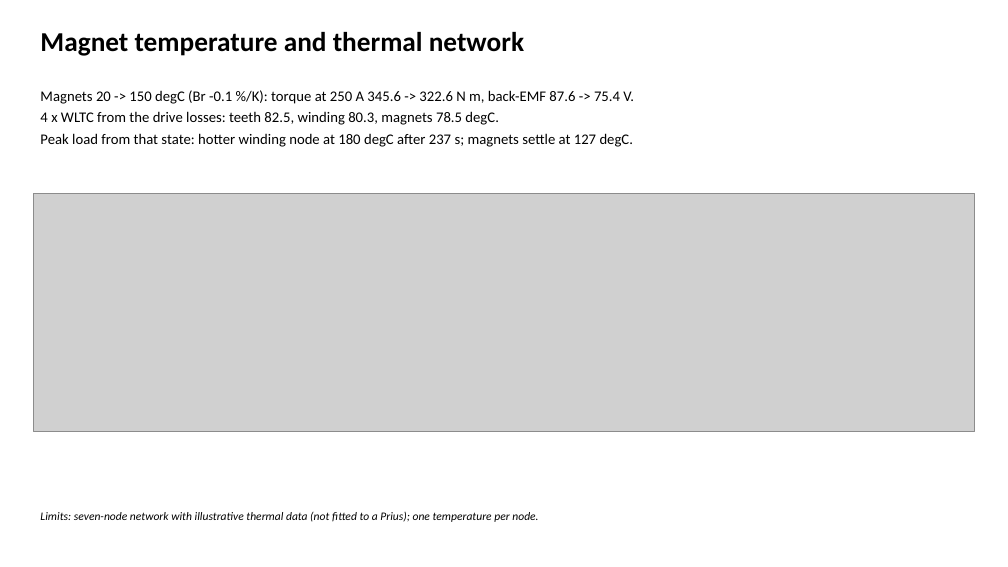
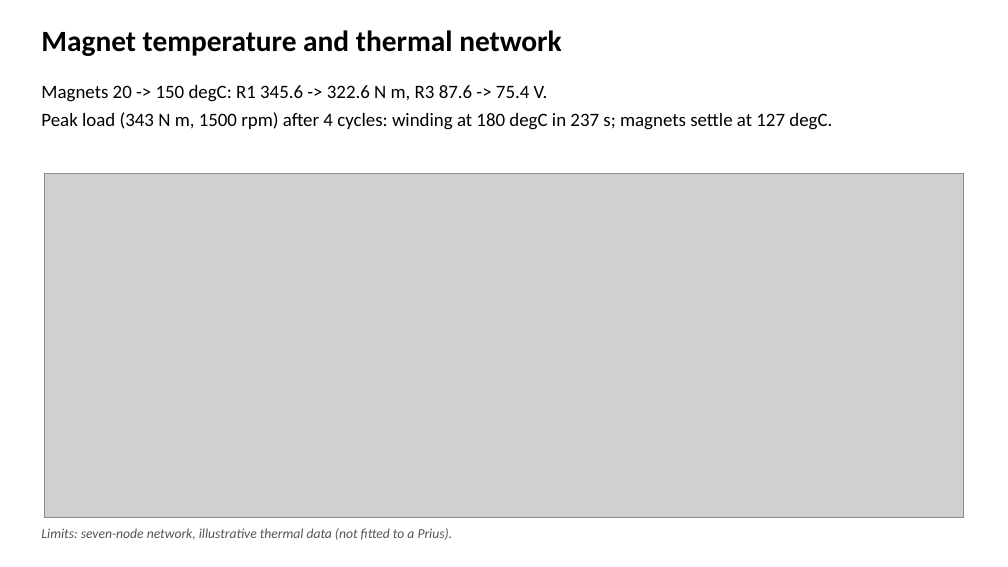
Before and after one commit to F123Dash/PINNeAPPle, a slide deck: slide 7 of examples/electrodynamics/results/18_emachine_slides.pptx (slide 6 before the commit). Drawn at 1008x567 pixels with LibreOffice and Linux fonts; fonts in the diff are those of the drawing; grey boxes stand for pictures. Boxes give left, top, right and bottom in pixels: in the first picture for what was removed or moved away, otherwise in the second. Text is boxed around its words. In the diff, an @@ line names an element or a change of style, - is before the commit and + after.

```diff
--- a/examples/electrodynamics/results/18_emachine_slides.pptx
+++ b/examples/electrodynamics/results/18_emachine_slides.pptx
@@ text "Magnet temperature and thermal network" at (41,30,561,56): size 26 to 28 pt; more space between paragraphs @@
@@ text at (41,85,832,130): text changed; size 14 to 18 pt @@
-Magnets 20 -> 150 degC (Br -0.1 %/K): torque at 250 A 345.6 -> 322.6 N m, back-EMF 87.6 -> 75.4 V.
-4 x WLTC from the drive losses: teeth 82.5, winding 80.3, magnets 78.5 degC.
-Peak load from that state: hotter winding node at 180 degC after 237 s; magnets settle at 127 degC.
+Magnets 20 -> 150 degC: R1 345.6 -> 322.6 N m, R3 87.6 -> 75.4 V.
+Peak load (343 N m, 1500 rpm) after 4 cycles: winding at 180 degC in 237 s; magnets settle at 127 degC.
@@ picture: place and size @@
-picture at (33,194,975,432)
+picture at (44,174,964,518)
@@ text at (41,528,453,540): text changed; size 11 to 13 pt; text colour #000000 to #555555 @@
-Limits: seven-node network with illustrative thermal data (not fitted to a Prius); one temperature per node.
+Limits: seven-node network, illustrative thermal data (not fitted to a Prius).
```
Also in this commit, not shown: 8 other slides changed, 3 slides added, 2 slides removed, 3 other files.
